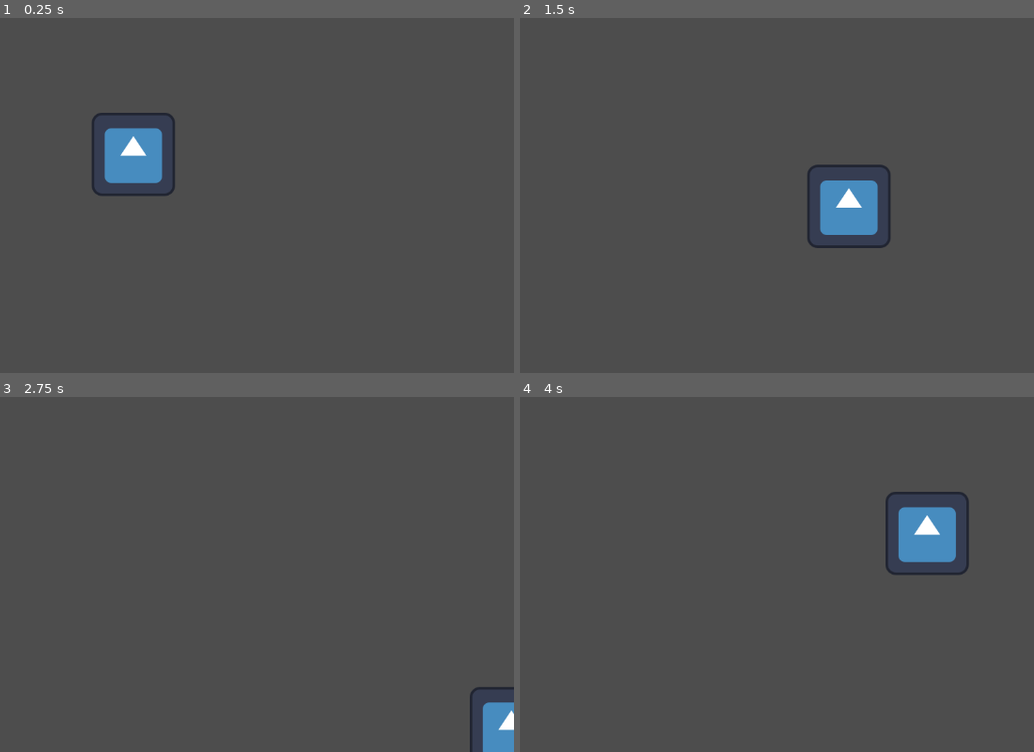
Above: before the commit, frames 1-4 (two rows, left to right).
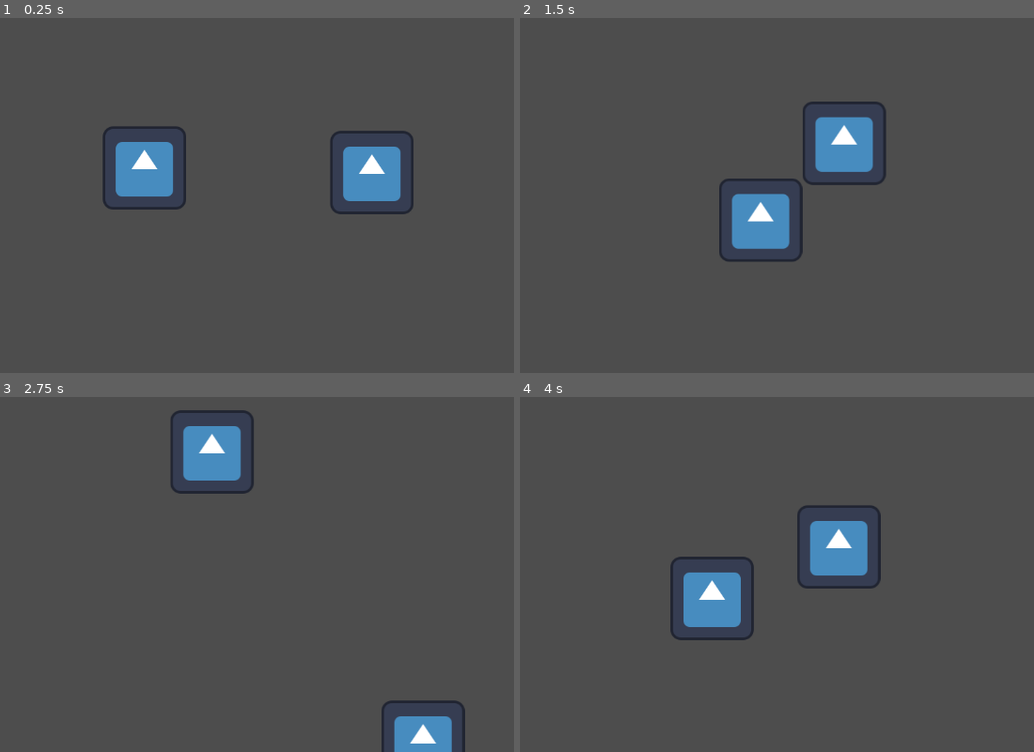
Above: after the commit, the same moments.

Repository: h3nse/AI-Smalltalk
Game: Godot game, scene res://main.tscn
The game is run twice, just before and just after one commit, with the same random seed, the same clock (stepped at 60 frames per second) and the same inputs. Before the commit the project has no main scene; this scene is started directly in both runs. The engine's default icon, where the game draws it, is replaced by a stand-in: a white triangle on a blue panel in a dark square.
Inputs (mouse positions are in pixels of both pictures, inside the frame that each line leads up to):
- Up to frame 1 (0.25 s): no input
- Up to frame 2 (1.5 s): tap Enter at 0.5 s; move the mouse to (823, 142) at 0.52 s; hold D (right) 0.53-1.28 s; click (823, 142) at 0.67 s; move the mouse to (outside the picture) at 1.27 s; hold S (down) from 1.28 s (still down); click (outside the picture) at 1.42 s
- Up to frame 3 (2.75 s): move the mouse to (215, 446) at 2.02 s; release S (down) at 2.03 s; hold D (right) from 2.03 s (still down); click (215, 446) at 2.17 s
- Up to frame 4 (4 s): move the mouse to (622, 624) at 2.77 s; release D (right) at 2.78 s; hold W (up) 2.78-3.53 s; click (622, 624) at 2.92 s; move the mouse to (884, 602) at 3.52 s; hold A (left) from 3.53 s (still down); click (884, 602) at 3.67 s

The runs differ from the first frame. In frame 1, 4.6% of the frame differs, in the area x 17-81%, y 26-56%; in frame 2, 6.5%; in frame 3, 4.6%; in frame 4, 6.6%, in the area x 29-88%, y 26-69%.

Commit message:
Basic AI Movement Script

Diff:
--- /dev/null
+++ b/godot/AICharacter.tscn
@@ -0,0 +1,18 @@
+[gd_scene load_steps=4 format=3 uid="uid://dtxp6pn3yese4"]
+
+[ext_resource type="Script" path="res://AIMovement.gd" id="1_d6nuc"]
+[ext_resource type="Texture2D" uid="uid://bfjnsp4gufyil" path="res://icon.svg" id="2_57dyg"]
+
+[sub_resource type="RectangleShape2D" id="RectangleShape2D_x0x55"]
+size = Vector2(128, 128)
+
+[node name="AICharacter" type="Node2D"]
+
+[node name="CharacterBody2D" type="CharacterBody2D" parent="."]
+script = ExtResource("1_d6nuc")
+
+[node name="Sprite2D" type="Sprite2D" parent="CharacterBody2D"]
+texture = ExtResource("2_57dyg")
+
+[node name="CollisionShape2D" type="CollisionShape2D" parent="CharacterBody2D"]
+shape = SubResource("RectangleShape2D_x0x55")
--- /dev/null
+++ b/godot/AIMovement.gd
@@ -0,0 +1,21 @@
+extends CharacterBody2D
+
+@export var speed = 350
+
+var target
+
+func _ready():
+	target = global_position
+
+func _input(event):
+   # Mouse in viewport coordinates.
+	if (event is InputEventMouseButton):
+		target = event.global_position
+		print("Mouse Click at: ", target)
+
+
+func _physics_process(delta):
+	velocity = global_position.direction_to(target) * speed
+	# look_at(target)
+	if global_position.distance_to(target) > 10:
+		move_and_slide()
--- a/godot/main.tscn
+++ b/godot/main.tscn
@@ -1,8 +1,12 @@
-[gd_scene load_steps=2 format=3 uid="uid://ugxm24qq5yow"]
+[gd_scene load_steps=3 format=3 uid="uid://ugxm24qq5yow"]
 
 [ext_resource type="PackedScene" uid="uid://cqgo3ins88vjl" path="res://character.tscn" id="1_g261y"]
+[ext_resource type="PackedScene" uid="uid://dtxp6pn3yese4" path="res://AICharacter.tscn" id="2_hbots"]
 
 [node name="Main" type="Node"]
 
 [node name="Character" parent="." instance=ExtResource("1_g261y")]
-position = Vector2(568, 312)
+position = Vector2(585, 333)
+
+[node name="AICharacter" parent="." instance=ExtResource("2_hbots")]
+position = Vector2(934, 340)
--- a/godot/project.godot
+++ b/godot/project.godot
@@ -11,6 +11,7 @@
 [application]
 
 config/name="AI-Smalltalk"
+run/main_scene="res://main.tscn"
 config/features=PackedStringArray("4.2", "Forward Plus")
 config/icon="res://icon.svg"
 
@@ -45,3 +46,8 @@
 "events": [Object(InputEventKey,"resource_local_to_scene":false,"resource_name":"","device":-1,"window_id":0,"alt_pressed":false,"shift_pressed":false,"ctrl_pressed":false,"meta_pressed":false,"pressed":false,"keycode":0,"physical_keycode":69,"key_label":0,"unicode":101,"echo":false,"script":null)
 ]
 }
+click={
+"deadzone": 0.5,
+"events": [Object(InputEventMouseButton,"resource_local_to_scene":false,"resource_name":"","device":-1,"window_id":0,"alt_pressed":false,"shift_pressed":false,"ctrl_pressed":false,"meta_pressed":false,"button_mask":0,"position":Vector2(0, 0),"global_position":Vector2(0, 0),"factor":1.0,"button_index":1,"canceled":false,"pressed":false,"double_click":false,"script":null)
+]
+}
Not shown, added: godot/debB22D.tmp
Not shown, added: godot/debEAE0.tmp
